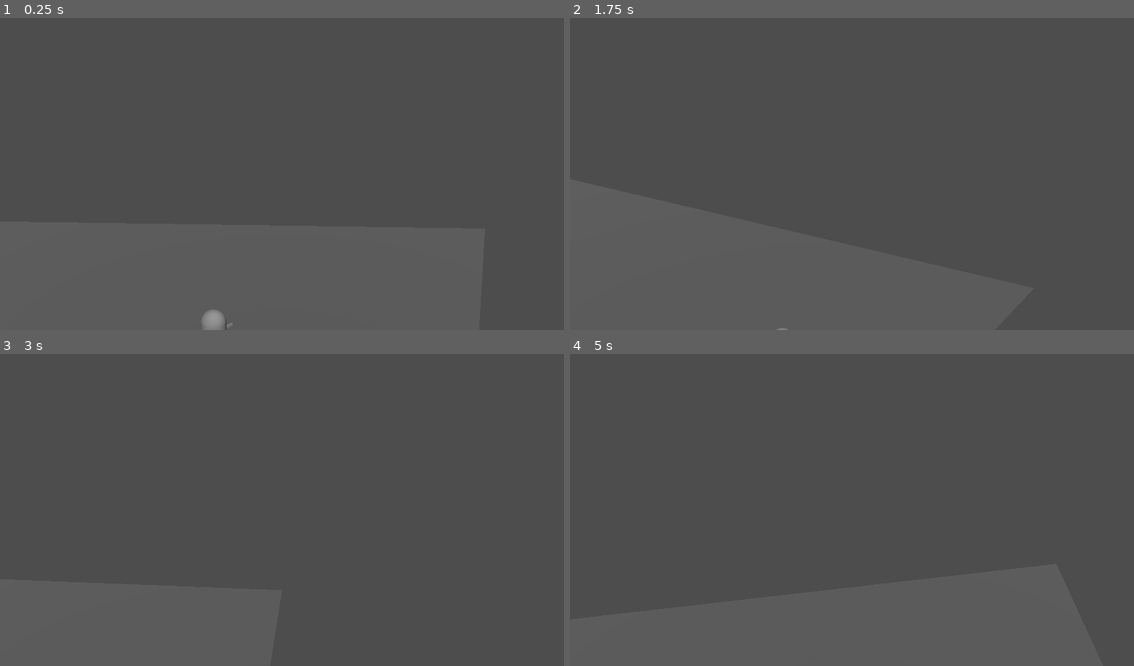
Above: before the commit, frames 1-4 (two rows, left to right).
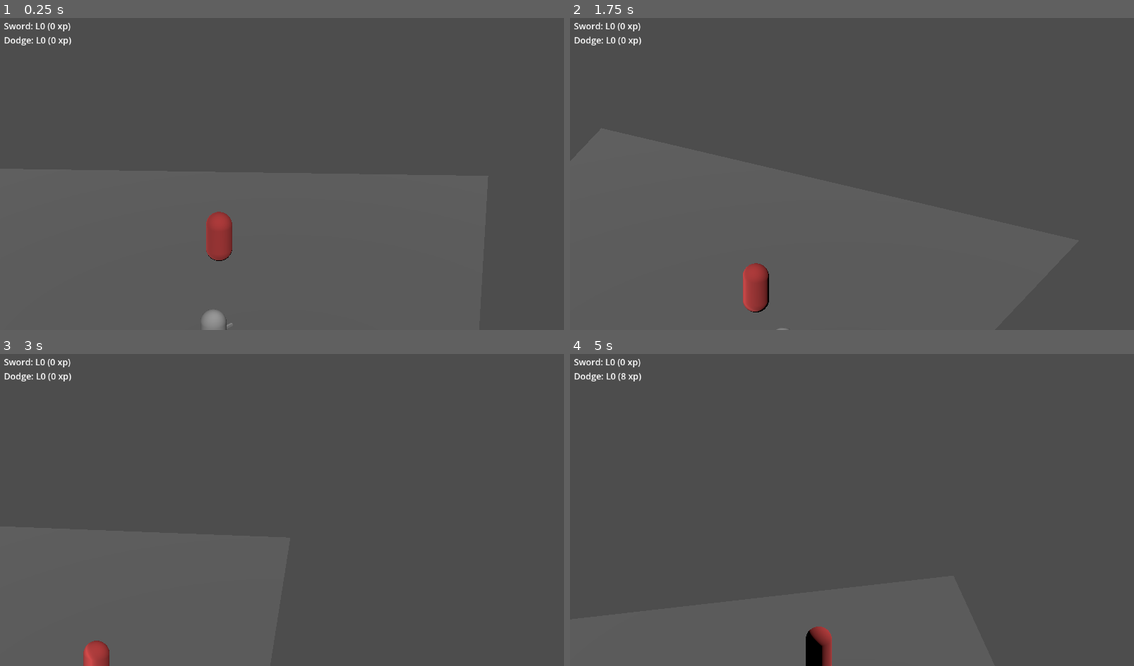
Above: after the commit, the same moments.

Repository: csonger98/ashesofasterion
Game: Godot game, scene res://scenes/test/TestRoom.tscn
Two runs of this game, one before a commit and one after it. Both use one fixed random seed, a clock stepped at 60 frames per second and the inputs below. Before the commit the project starts from res://scenes/test/MovementSandbox.tscn.
Inputs (mouse positions are in pixels of both pictures, inside the frame that each line leads up to):
- Up to frame 1 (0.25 s): no input
- Up to frame 2 (1.75 s): tap Enter at 0.5 s; move the mouse to (976, 155) at 0.52 s; press the mouse at (976, 155) at 0.53 s; hold D (move_right) 0.53-1.25 s; release the mouse at (976, 155) at 1.25 s; drag from (739, 186) to (823, 236) at 1.27 s
- Up to frame 3 (3 s): move the mouse to (338, 438) at 2.02 s; hold D (move_right) 2.03-2.75 s; hold Shift 2.03-2.75 s; drag from (253, 572) to (112, 460) at 2.77 s
- Up to frame 4 (5 s): move the mouse to (1021, 556) at 3.52 s; hold A (move_left) 3.53-4.25 s; tap Ctrl at 3.6 s; tap Space (dodge) at 4.25 s; drag from (682, 460) to (767, 428) at 4.27 s

The runs differ from the first frame. In frame 1, 0.9% of the frame differs, in the area x 0-42%, y 1-78%; in frame 2, 0.9%, in the area x 0-36%, y 1-95%; in frame 3, 0.6%; in frame 4, 0.8%.

Commit message:
feat(test): TestRoom arena with debug HUD; switch main_scene to TestRoom

Diff:
--- a/project.godot
+++ b/project.godot
@@ -12,7 +12,7 @@
 
 config/name="Ashes of Asterion"
 config/description="Dark fantasy ARPG. Skills you use grow stronger. Cosmic invasion. Forbidden powers."
-run/main_scene="res://scenes/test/MovementSandbox.tscn"
+run/main_scene="res://scenes/test/TestRoom.tscn"
 config/features=PackedStringArray("4.6", "Forward Plus")
 config/icon="res://icon.svg"
 
--- /dev/null
+++ b/scenes/test/SkillsHud.tscn
@@ -0,0 +1,20 @@
+[gd_scene load_steps=2 format=3]
+
+[ext_resource type="Script" path="res://scripts/test/SkillsHud.gd" id="1_hud_script"]
+
+[node name="SkillsHud" type="CanvasLayer"]
+script = ExtResource("1_hud_script")
+
+[node name="Margin" type="MarginContainer" parent="."]
+offset_left = 0.0
+offset_top = 0.0
+offset_right = 280.0
+offset_bottom = 80.0
+theme_override_constants/margin_left = 8
+theme_override_constants/margin_top = 8
+theme_override_constants/margin_right = 8
+theme_override_constants/margin_bottom = 8
+
+[node name="Label" type="Label" parent="Margin"]
+theme_override_font_sizes/font_size = 18
+text = ""
--- /dev/null
+++ b/scenes/test/TestRoom.tscn
@@ -0,0 +1,67 @@
+[gd_scene load_steps=8 format=3]
+
+[ext_resource type="PackedScene" path="res://scenes/actors/Player.tscn" id="1_player_scene"]
+[ext_resource type="PackedScene" path="res://scenes/actors/Enemy.tscn" id="2_enemy_scene"]
+[ext_resource type="PackedScene" path="res://scenes/test/SkillsHud.tscn" id="3_hud_scene"]
+
+[sub_resource type="PlaneMesh" id="PlaneMesh_floor"]
+size = Vector2(20, 20)
+
+[sub_resource type="StandardMaterial3D" id="StandardMaterial3D_floor"]
+albedo_color = Color(0.4, 0.4, 0.4, 1)
+
+[sub_resource type="BoxShape3D" id="BoxShape3D_floor"]
+size = Vector3(20, 0.1, 20)
+
+[sub_resource type="BoxShape3D" id="BoxShape3D_wall_ns"]
+size = Vector3(20, 2, 0.4)
+
+[sub_resource type="BoxShape3D" id="BoxShape3D_wall_ew"]
+size = Vector3(0.4, 2, 20)
+
+[node name="TestRoom" type="Node3D"]
+
+[node name="DirectionalLight3D" type="DirectionalLight3D" parent="."]
+transform = Transform3D(1, 0, 0, 0, 0.707107, 0.707107, 0, -0.707107, 0.707107, 0, 4, 0)
+
+[node name="Floor" type="MeshInstance3D" parent="."]
+mesh = SubResource("PlaneMesh_floor")
+material_override = SubResource("StandardMaterial3D_floor")
+
+[node name="FloorBody" type="StaticBody3D" parent="."]
+
+[node name="CollisionShape3D" type="CollisionShape3D" parent="FloorBody"]
+transform = Transform3D(1, 0, 0, 0, 1, 0, 0, 0, 1, 0, -0.05, 0)
+shape = SubResource("BoxShape3D_floor")
+
+[node name="WallNorth" type="StaticBody3D" parent="."]
+transform = Transform3D(1, 0, 0, 0, 1, 0, 0, 0, 1, 0, 1, -10)
+
+[node name="CollisionShape3D" type="CollisionShape3D" parent="WallNorth"]
+shape = SubResource("BoxShape3D_wall_ns")
+
+[node name="WallSouth" type="StaticBody3D" parent="."]
+transform = Transform3D(1, 0, 0, 0, 1, 0, 0, 0, 1, 0, 1, 10)
+
+[node name="CollisionShape3D" type="CollisionShape3D" parent="WallSouth"]
+shape = SubResource("BoxShape3D_wall_ns")
+
+[node name="WallEast" type="StaticBody3D" parent="."]
+transform = Transform3D(1, 0, 0, 0, 1, 0, 0, 0, 1, 10, 1, 0)
+
+[node name="CollisionShape3D" type="CollisionShape3D" parent="WallEast"]
+shape = SubResource("BoxShape3D_wall_ew")
+
+[node name="WallWest" type="StaticBody3D" parent="."]
+transform = Transform3D(1, 0, 0, 0, 1, 0, 0, 0, 1, -10, 1, 0)
+
+[node name="CollisionShape3D" type="CollisionShape3D" parent="WallWest"]
+shape = SubResource("BoxShape3D_wall_ew")
+
+[node name="Player" parent="." instance=ExtResource("1_player_scene")]
+transform = Transform3D(1, 0, 0, 0, 1, 0, 0, 0, 1, 0, 0, 4)
+
+[node name="Enemy" parent="." instance=ExtResource("2_enemy_scene")]
+transform = Transform3D(1, 0, 0, 0, 1, 0, 0, 0, 1, 0, 0, -4)
+
+[node name="SkillsHud" parent="." instance=ExtResource("3_hud_scene")]
--- /dev/null
+++ b/scripts/test/SkillsHud.gd
@@ -0,0 +1,18 @@
+extends CanvasLayer
+
+@onready var _label: Label = $Margin/Label
+
+func _process(_delta: float) -> void:
+    var sw: SkillTrack = SkillRegistry.get_track("Sword")
+    var dg: SkillTrack = SkillRegistry.get_track("Dodge")
+    var sw_xp := 0
+    var sw_lvl := 0
+    var dg_xp := 0
+    var dg_lvl := 0
+    if sw != null:
+        sw_xp = sw.xp
+        sw_lvl = sw.level
+    if dg != null:
+        dg_xp = dg.xp
+        dg_lvl = dg.level
+    _label.text = "Sword: L%d (%d xp)\nDodge: L%d (%d xp)" % [sw_lvl, sw_xp, dg_lvl, dg_xp]
